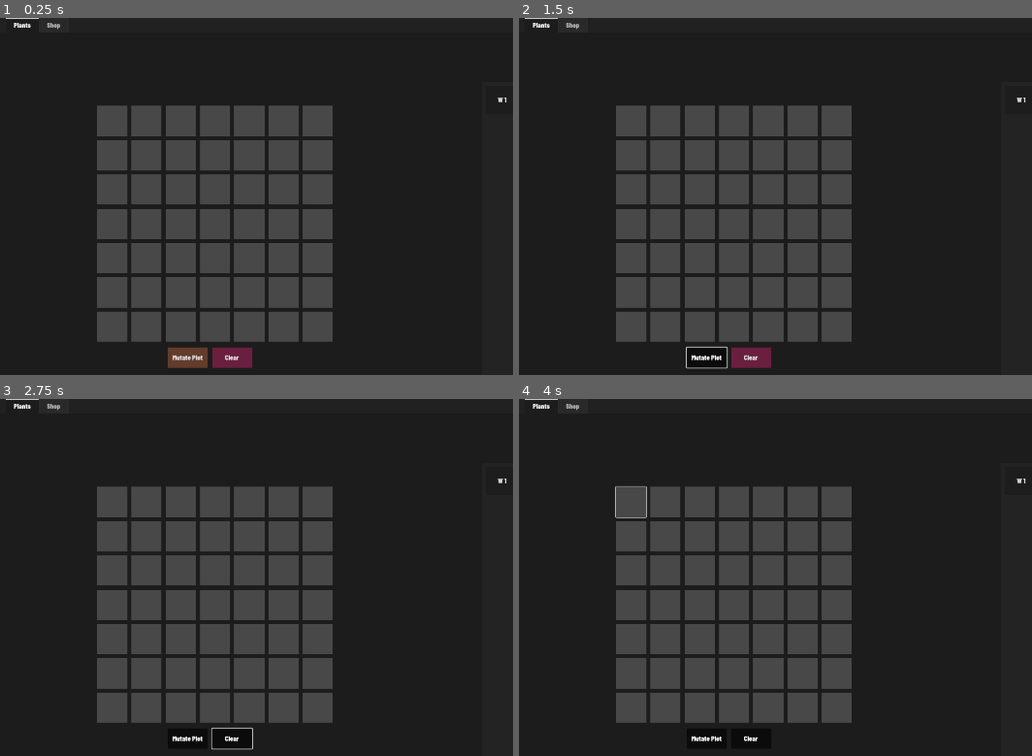
Above: before the commit, frames 1-4 (two rows, left to right).
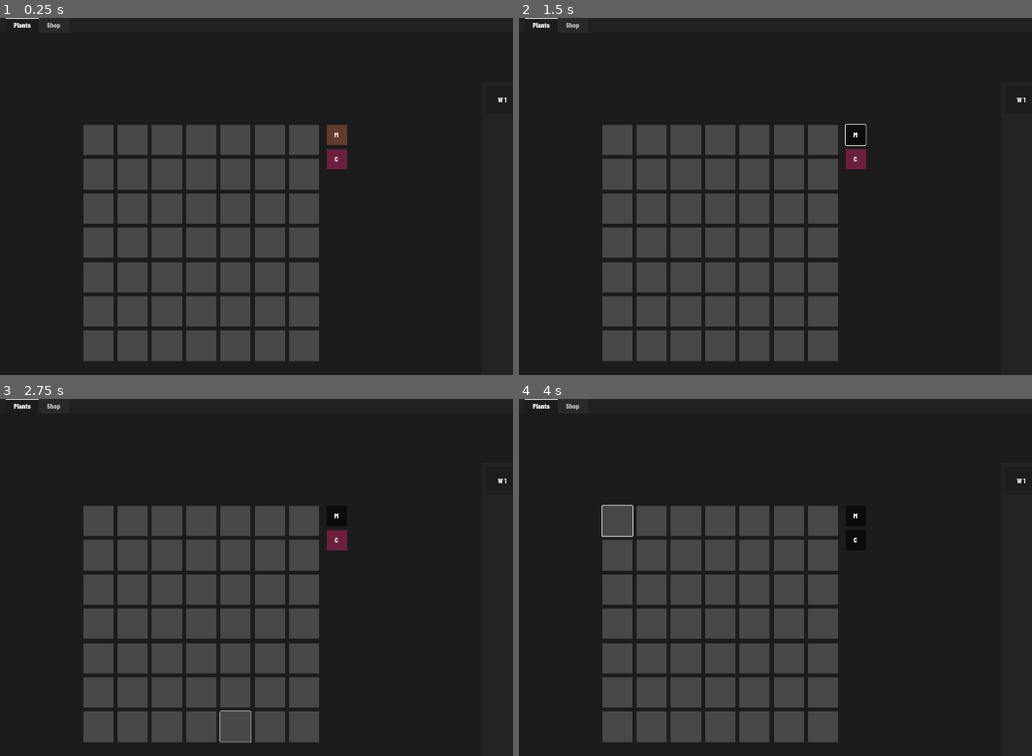
Above: after the commit, the same moments.

Repository: tylercchase/agricraft_godot
Game: Godot game, scene res://src/main.tscn
The game is run twice, just before and just after one commit, with the same random seed, the same clock (stepped at 60 frames per second) and the same inputs. The engine's default icon, where the game draws it, is replaced by a stand-in: a white triangle on a blue panel in a dark square.
Inputs (mouse positions are in pixels of both pictures, inside the frame that each line leads up to; where the layout moved, square brackets give the same spot in the first picture):
- Up to frame 1 (0.25 s): no input
- Up to frame 2 (1.5 s): click (708, 357) at 0.5 s, where only the run before the commit has a clickable "Mutate Plot"; click (857, 135) at 1.25 s, where only the run after the commit has a clickable "M"
- Up to frame 3 (2.75 s): click (230, 738) at 2 s, where only the run before the commit has a clickable "Clear"
- Up to frame 4 (4 s): click (857, 541) at 2.75 s, where only the run after the commit has a clickable "C"; click (616, 520) [631, 502] at 3.5 s

The runs differ from the first frame. In frame 1, 18% of the frame differs, in the area x 16-68%, y 24-99%; in frame 2, 17%; in frame 3, 17%; in frame 4, 17%.

Commit message:
style: make action buttons on sidebar

Diff:
--- a/src/main.tscn
+++ b/src/main.tscn
@@ -46,7 +46,7 @@
 layout_mode = 2
 metadata/_tab_index = 0
 
-[node name="VBoxContainer" type="VBoxContainer" parent="TabContainer/Plants"]
+[node name="VBoxContainer" type="HBoxContainer" parent="TabContainer/Plants"]
 layout_mode = 2
 size_flags_horizontal = 3
 size_flags_stretch_ratio = 2.0
@@ -54,7 +54,6 @@
 
 [node name="PlantGridContainer" type="GridContainer" parent="TabContainer/Plants/VBoxContainer"]
 layout_mode = 2
-size_flags_horizontal = 6
 size_flags_vertical = 4
 size_flags_stretch_ratio = 2.0
 theme_override_constants/h_separation = 10
@@ -209,33 +208,33 @@
 [node name="PanelContainer49" parent="TabContainer/Plants/VBoxContainer/PlantGridContainer" instance=ExtResource("1_eewff")]
 layout_mode = 2
 
-[node name="CenterContainer" type="MarginContainer" parent="TabContainer/Plants/VBoxContainer"]
-layout_mode = 2
-theme_override_constants/margin_left = 5
-theme_override_constants/margin_top = 10
-theme_override_constants/margin_right = 30
-theme_override_constants/margin_bottom = 30
-
-[node name="CenterContainer" type="CenterContainer" parent="TabContainer/Plants/VBoxContainer/CenterContainer"]
-layout_mode = 2
-
-[node name="HBoxContainer" type="HBoxContainer" parent="TabContainer/Plants/VBoxContainer/CenterContainer/CenterContainer"]
+[node name="CenterContainer2" type="CenterContainer" parent="TabContainer/Plants/VBoxContainer"]
+layout_mode = 2
+
+[node name="MarginContainer" type="MarginContainer" parent="TabContainer/Plants/VBoxContainer/CenterContainer2"]
+layout_mode = 2
+theme_override_constants/margin_left = 14
+theme_override_constants/margin_top = -293
+
+[node name="HBoxContainer" type="VBoxContainer" parent="TabContainer/Plants/VBoxContainer/CenterContainer2/MarginContainer"]
 layout_mode = 2
 theme_override_constants/separation = 10
 
-[node name="Button" type="Button" parent="TabContainer/Plants/VBoxContainer/CenterContainer/CenterContainer/HBoxContainer"]
-custom_minimum_size = Vector2(100, 50)
-layout_mode = 2
+[node name="MutationButton" type="Button" parent="TabContainer/Plants/VBoxContainer/CenterContainer2/MarginContainer/HBoxContainer"]
+custom_minimum_size = Vector2(50, 50)
+layout_mode = 2
+tooltip_text = "Place a mutation spot"
 theme_override_styles/normal = SubResource("StyleBoxFlat_5mrjc")
 toggle_mode = true
-text = "Mutate Plot"
-
-[node name="Button2" type="Button" parent="TabContainer/Plants/VBoxContainer/CenterContainer/CenterContainer/HBoxContainer"]
-custom_minimum_size = Vector2(100, 50)
-layout_mode = 2
+text = "M"
+
+[node name="ClearButton" type="Button" parent="TabContainer/Plants/VBoxContainer/CenterContainer2/MarginContainer/HBoxContainer"]
+custom_minimum_size = Vector2(50, 50)
+layout_mode = 2
+tooltip_text = "Clear a space of its occupants"
 theme_override_styles/normal = SubResource("StyleBoxFlat_kf8lf")
 toggle_mode = true
-text = "Clear"
+text = "C"
 
 [node name="MenuContainer" parent="TabContainer/Plants" node_paths=PackedStringArray("inventory_manager") instance=ExtResource("3_5q4o7")]
 layout_mode = 2
@@ -246,11 +245,12 @@
 layout_mode = 2
 metadata/_tab_index = 1
 
-[node name="InteractionManager" type="Node" parent="." node_paths=PackedStringArray("plant_grid_container", "plant_manager", "inventory_manager")]
+[node name="InteractionManager" type="Node" parent="." node_paths=PackedStringArray("plant_grid_container", "plant_manager", "inventory_manager", "mutation_button")]
 script = ExtResource("4_3cfgd")
 plant_grid_container = NodePath("../TabContainer/Plants/VBoxContainer/PlantGridContainer")
 plant_manager = NodePath("../PlantManager")
 inventory_manager = NodePath("../InventoryManager")
+mutation_button = NodePath("../TabContainer/Plants/VBoxContainer/CenterContainer2/MarginContainer/HBoxContainer/MutationButton")
 
 [node name="PlantGrowthManager" type="Node" parent="." node_paths=PackedStringArray("plant_grid_container", "plant_manager")]
 script = ExtResource("5_fyndt")
